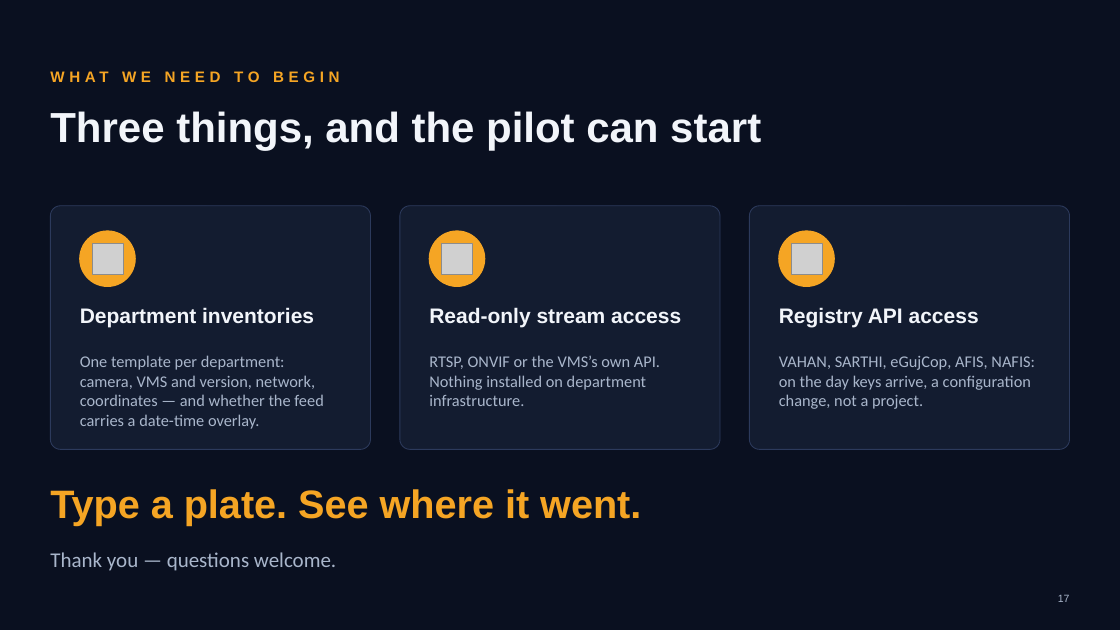
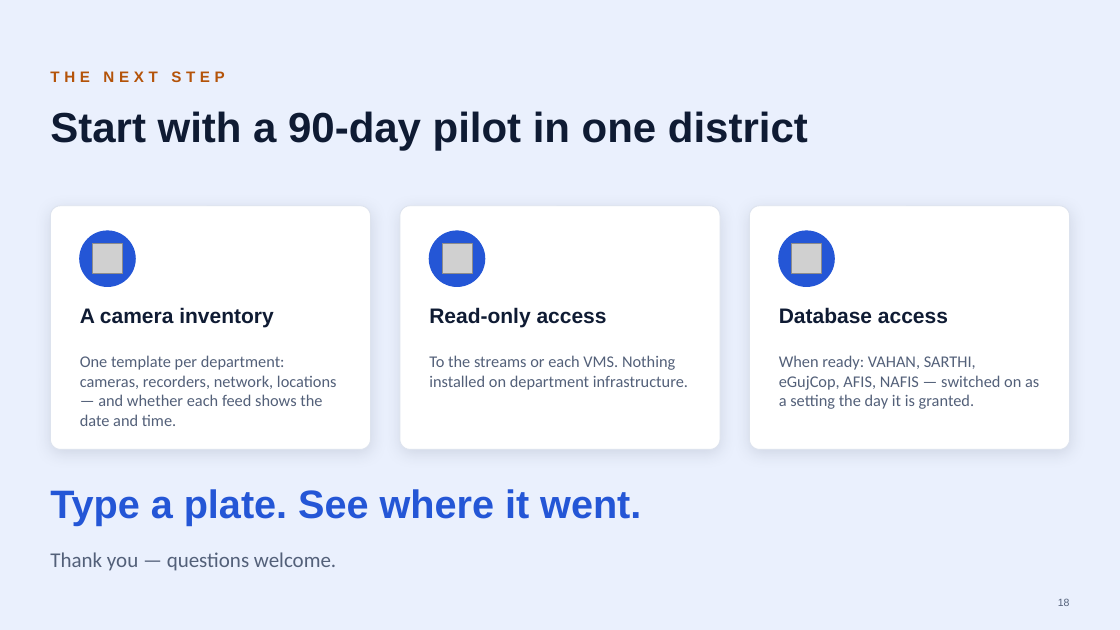
Before and after one commit to parthpatel643/sentinel-hackathon, a slide deck: slide 18 of docs/Sentinel-Finale-Pitch.pptx (slide 17 before the commit). Drawn at 1120x630 pixels with LibreOffice and Linux fonts; fonts in the diff are those of the drawing; grey boxes stand for pictures. Boxes give left, top, right and bottom in pixels: in the first picture for what was removed or moved away, otherwise in the second. Text is boxed around its words. In the diff, an @@ line names an element or a change of style, - is before the commit and + after.

```diff
--- a/docs/Sentinel-Finale-Pitch.pptx
+++ b/docs/Sentinel-Finale-Pitch.pptx
@@ background #0A1020 to #EAF0FD @@
@@ text at (50, 71, 224, 82): text changed; text colour #F5A524 to #B45309 @@
-WHAT WE NEED TO BEGIN
+THE NEXT STEP
@@ text at (50, 111, 808, 151): text changed; text colour #F2F5FA to #0F1B33 @@
-Three things, and the pilot can start
+Start with a 90-day pilot in one district
@@ fill #131C30 to #FFFFFF; outline #2C3A5C 0.75 pt to #DDE3EE 0.75 pt; shadow on in 3 elements at (50, 206, 371, 450), (400, 206, 720, 450), (749, 206, 1070, 450) @@
@@ fill #F5A524 to #2456D6; outline #F5A524 1 pt to #2456D6 1 pt in 3 elements at (80, 231, 135, 287), (429, 231, 485, 287), (779, 231, 834, 287) @@
@@ text at (80, 307, 273, 327): text changed; text colour #F2F5FA to #0F1B33 @@
-Department inventories
+A camera inventory
@@ text at (429, 307, 607, 327): text changed; text colour #F2F5FA to #0F1B33 @@
-Read-only stream access
+Read-only access
@@ text at (779, 307, 948, 324): text changed; text colour #F2F5FA to #0F1B33 @@
-Registry API access
+Database access
@@ text at (80, 355, 337, 426): text changed; text colour #A9B6CB to #536079 @@
-One template per department: camera, VMS and version, network, coordinates — and whether the feed carries a date-time overlay.
+One template per department: cameras, recorders, network, locations — and whether each feed shows the date and time.
@@ text at (429, 355, 688, 390): text changed; text colour #A9B6CB to #536079 @@
-RTSP, ONVIF or the VMS’s own API. Nothing installed on department infrastructure.
+To the streams or each VMS. Nothing installed on department infrastructure.
@@ text at (779, 355, 1039, 409): text changed; text colour #A9B6CB to #536079 @@
-VAHAN, SARTHI, eGujCop, AFIS, NAFIS: on the day keys arrive, a configuration change, not a project.
+When ready: VAHAN, SARTHI, eGujCop, AFIS, NAFIS — switched on as a setting the day it is granted.
@@ text "Type a plate. See where ..." at (50, 489, 641, 526): text colour #F5A524 to #2456D6 @@
@@ text "Thank you — questions welcome." at (50, 552, 336, 571): text colour #A9B6CB to #536079 @@
@@ text "18" at (1058, 598, 1070, 606): vertical alignment top to middle @@
@@ text at (1058, 598, 1070, 606): text changed; text colour #A9B6CB to #536079 @@
-17
+18
```
Also in this commit, not shown: 10 other slides changed, 7 slides added, 6 slides removed, 16 other files.
